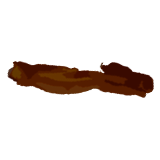
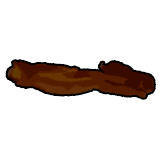
Before/after of a 160px x 160px layered artwork. What changed in the layer stack:
pixels changed over [5, 59, 157, 100] (layer not identified)
